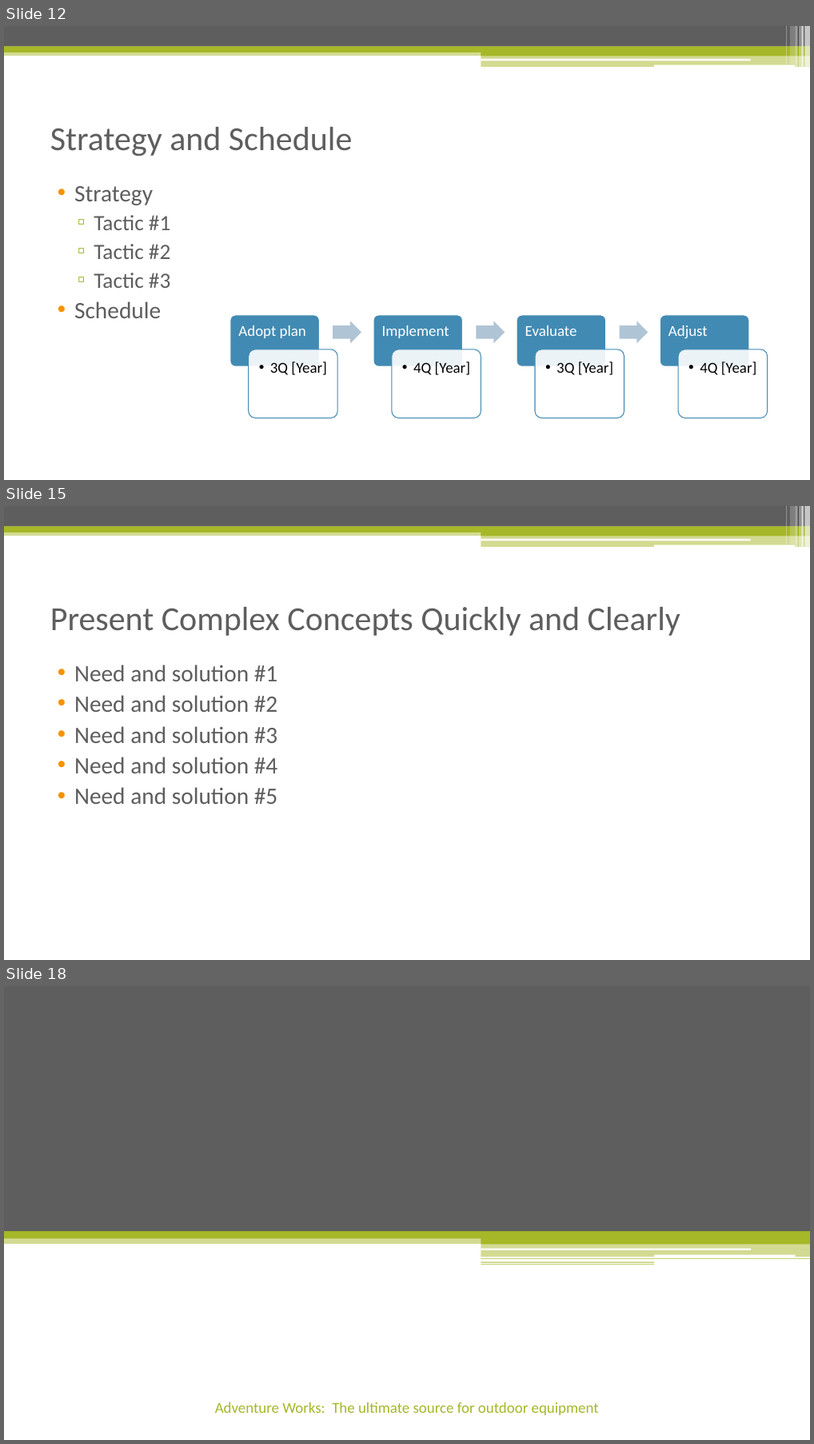
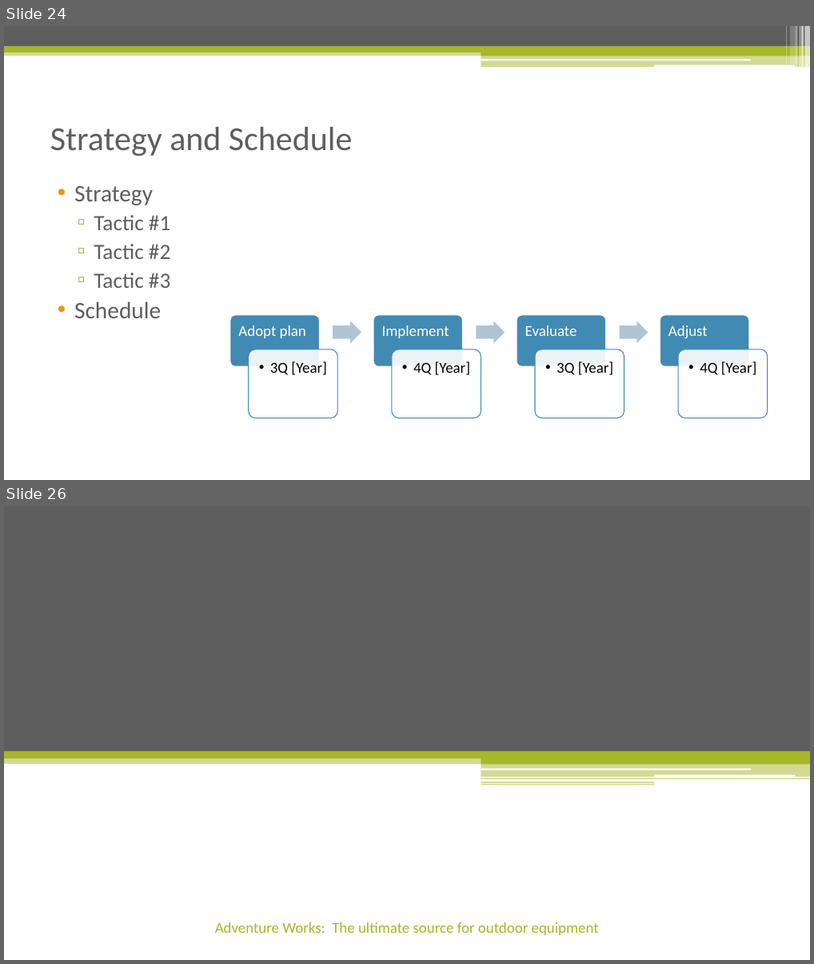
Before and after one commit to isacra/isacradoctoralstuffs, a slide deck: Apresentacoes/Redes Neurais Convolucionais.pptx. Shown one above the other, each under a label of ours: slides 12, 15 and 18 before the commit, slides 24 and 26 after it; the slides between them are not shown. The pictures are 814x1444 and 814x964 pixels, drawn with LibreOffice and Linux fonts; fonts in the diff are those of the drawing. Boxes give left, top, right and bottom in pixels: in the first picture for what was removed or moved away, otherwise in the second. Text is boxed around its words. In the diff, an @@ line names an element or a change of style, - is before the commit and + after.

```diff
--- a/Apresentacoes/Redes Neurais Convolucionais.pptx
+++ b/Apresentacoes/Redes Neurais Convolucionais.pptx
@@ slide 15 removed at (x1=4, y1=506, x2=810, y2=960), background #FFFFFF; not listed: 13 template elements that a slide beside it also shows @@
@@ title removed at (x1=50, y1=607, x2=681, y2=636) @@
-Present Complex Concepts Quickly and Clearly
@@ text removed at (x1=74, y1=664, x2=278, y2=804) @@
-• Need and solution #1
-• Need and solution #2
-• Need and solution #3
-• Need and solution #4
-• Need and solution #5
@@ what was slide 12 is now slide 24 @@
@@ what was slide 18 is now slide 26 @@
```
Also in this commit, not shown: 1 slide changed, 16 slides added, 7 other slides removed.
